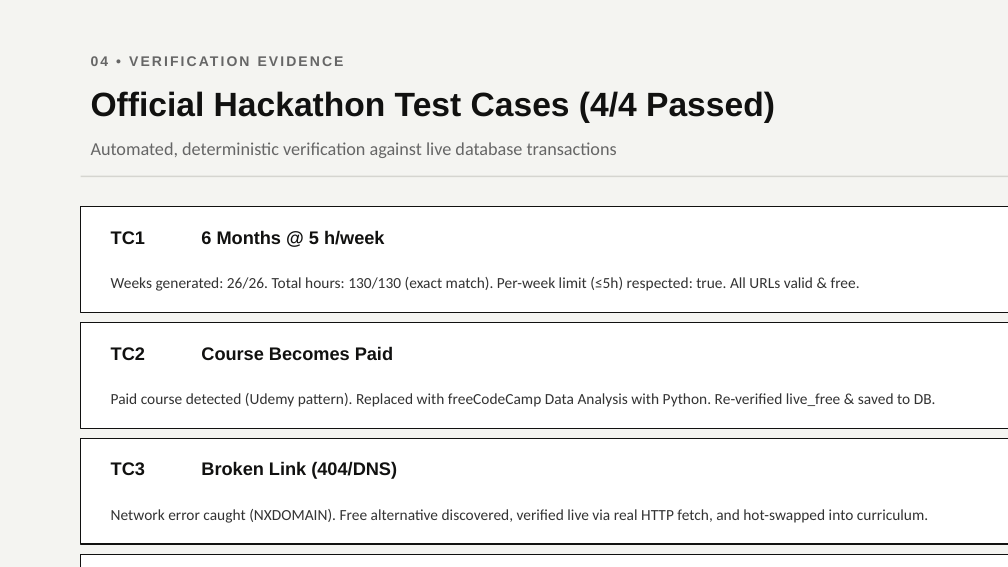
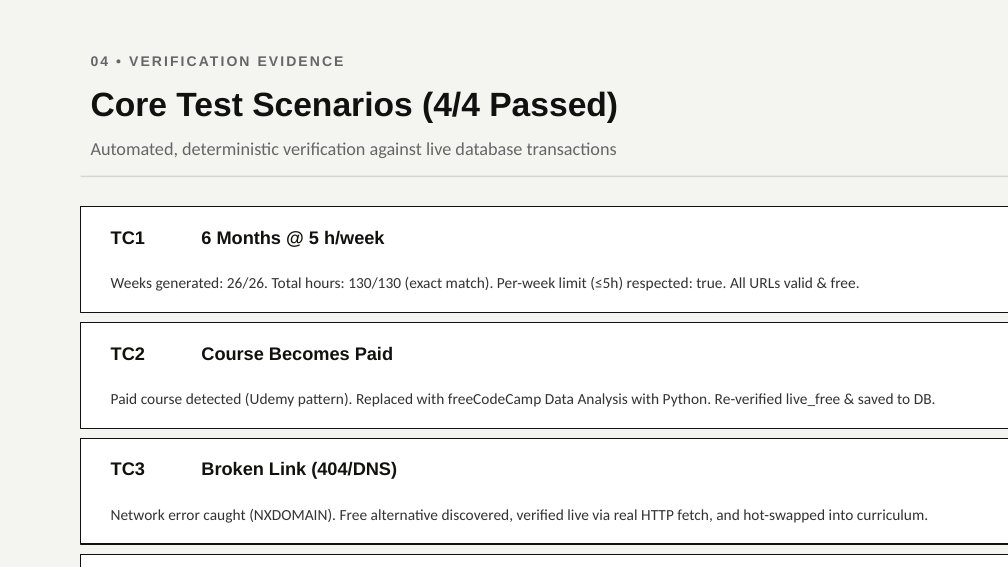
Before and after one commit to SreeNaresh1/episteme-ai, a slide deck: slide 5 of Episteme_AI_Presentation.pptx. Drawn at 1008x567 pixels with LibreOffice and Linux fonts; fonts in the diff are those of the drawing. Boxes give left, top, right and bottom in pixels: in the first picture for what was removed or moved away, otherwise in the second. Text is boxed around its words. In the diff, an @@ line names an element or a change of style, - is before the commit and + after.

```diff
--- a/Episteme_AI_Presentation.pptx
+++ b/Episteme_AI_Presentation.pptx
@@ text at <box>91,91,618,123</box>: text changed @@
-Official Hackathon Test Cases (4/4 Passed)
+Core Test Scenarios (4/4 Passed)
```
Also in this commit, not shown: 1 other slide changed, 14 other files.
